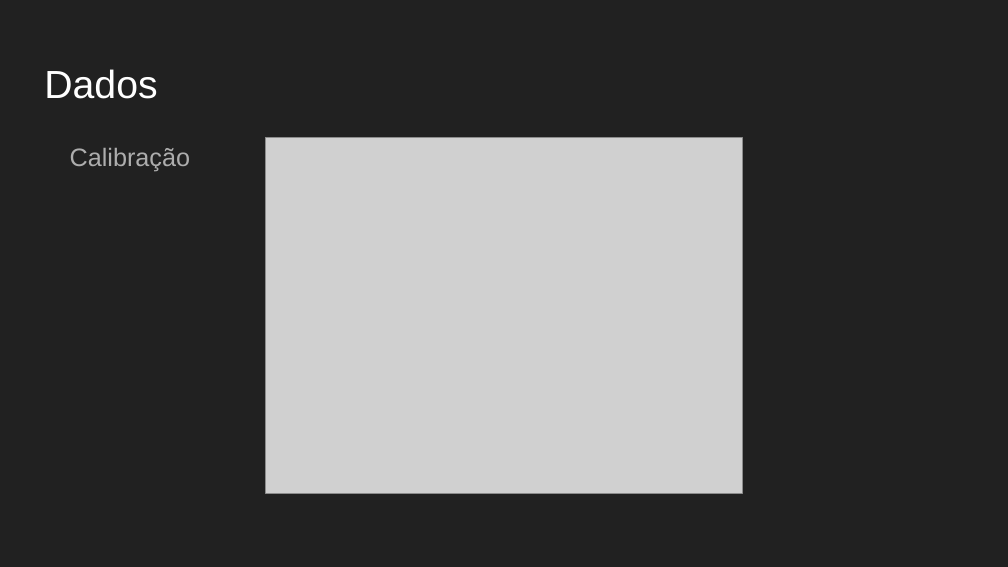
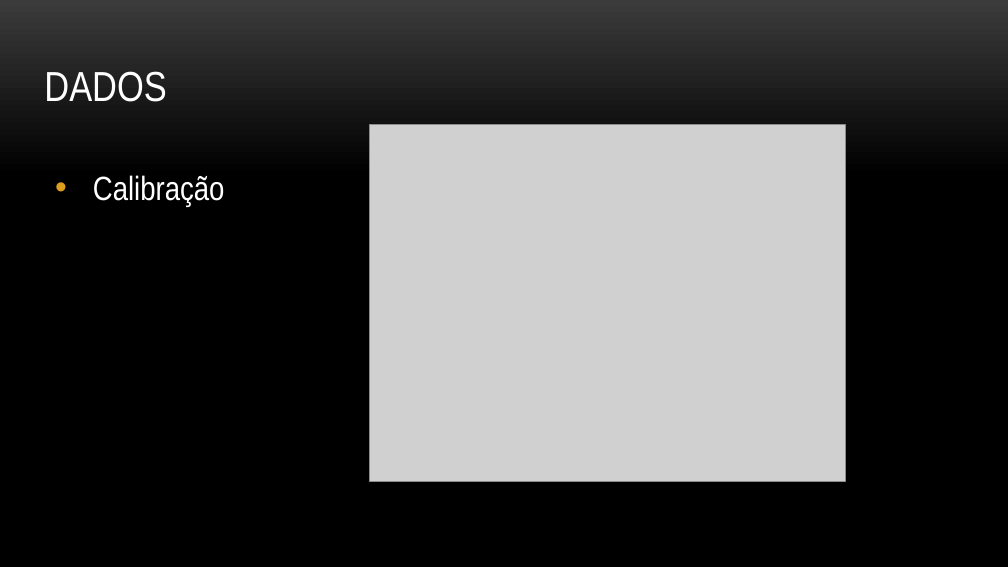
Before and after one commit to rrbarioni/BatVis-visualizacao-2017-1, a slide deck: slide 3 of files/Apresentacao_BatVis.pptx. Drawn at 1008x567 pixels with LibreOffice and Linux fonts; fonts in the diff are those of the drawing; grey boxes stand for pictures; background and template pictures are left out. Boxes give left, top, right and bottom in pixels: in the first picture for what was removed or moved away, otherwise in the second. Text is boxed around its words. In the diff, an @@ line names an element or a change of style, - is before the commit and + after.

```diff
--- a/files/Apresentacao_BatVis.pptx
+++ b/files/Apresentacao_BatVis.pptx
@@ background #212121 to picture (left out) @@
@@ title at box(44, 71, 166, 102): text changed; size 28 to 30 pt; font Arial to Arial Narrow @@
-Dados
+DADOS
@@ picture: place and size @@
-picture at box(266, 137, 743, 494)
+picture at box(369, 125, 846, 482)
@@ text "Calibração": place and size @@
-text "Calibração" at box(70, 148, 190, 172)
+text "Calibração" at box(93, 175, 225, 206)
@@ text "Calibração" at box(93, 175, 225, 206): size 18 to 24 pt, font Arial to Arial Narrow, text colour #ADADAD to #FFFFFF; bullet none to •; line spacing 1.15 to 1; less space between paragraphs @@
```
Also in this commit, not shown: 7 other slides changed, 2 slides added, 1 slide removed, 1 other file.
